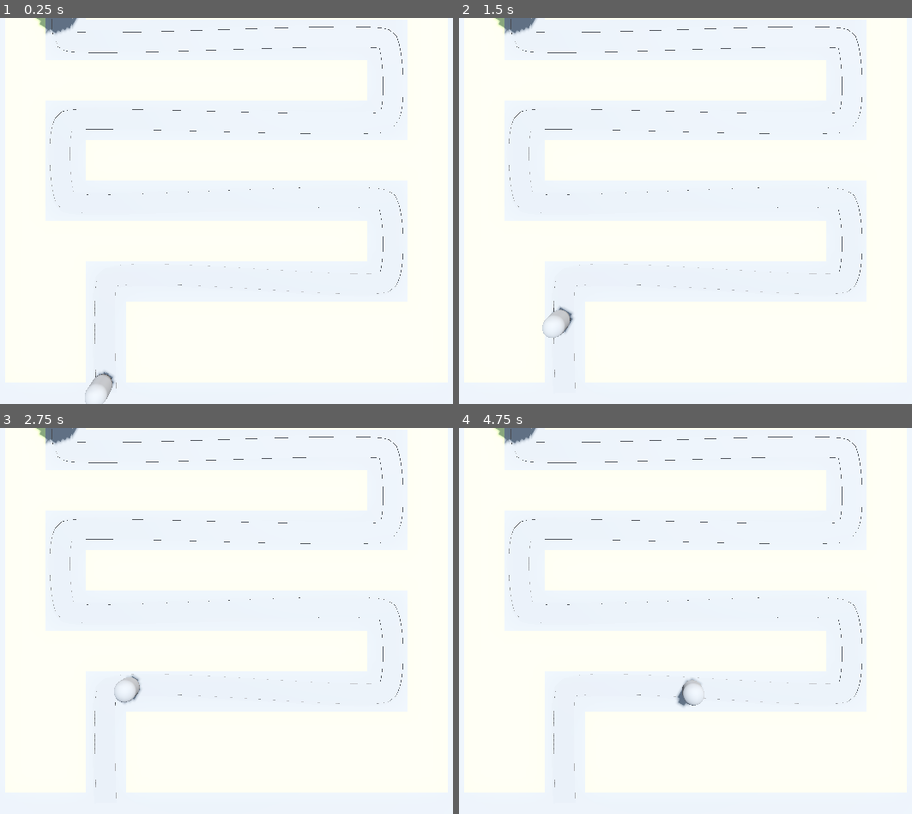
Above: before the commit, frames 1-4 (two rows, left to right).
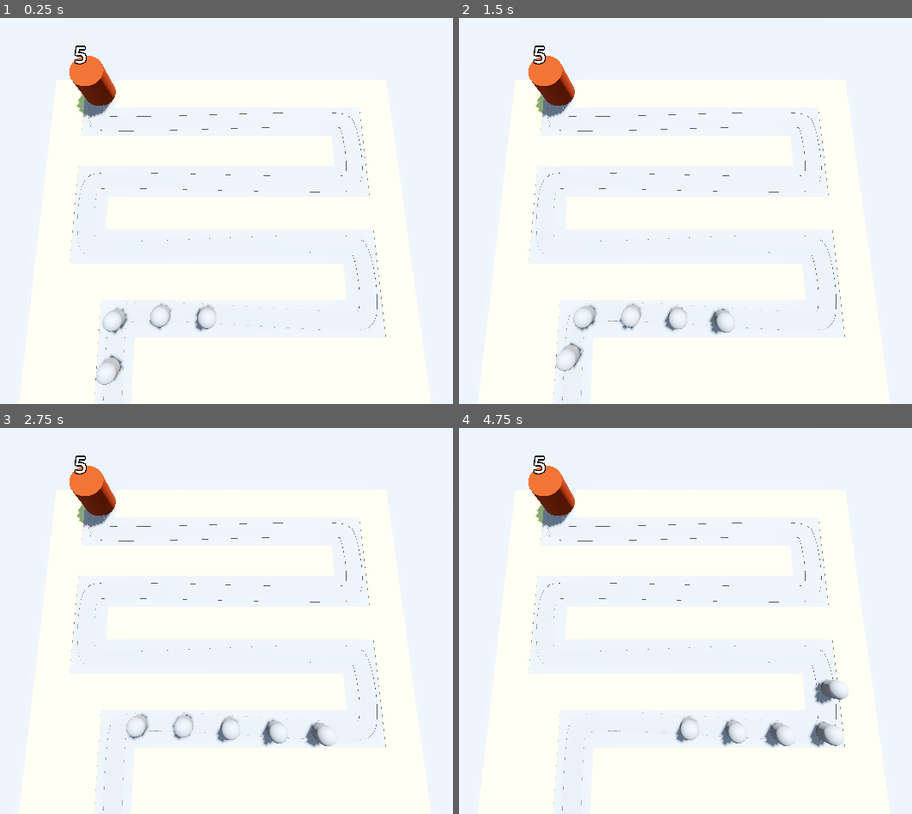
Above: after the commit, the same moments.

Repository: CommanderTempest/Barbarian-Blaster
Game: Godot game, scene res://Base_Level.tscn
Two runs of this game, one before a commit and one after it. Both use one fixed random seed, a clock stepped at 60 frames per second and the inputs below.
Inputs:
- Up to frame 1 (0.25 s): no input
- Up to frame 2 (1.5 s): no input
- Up to frame 3 (2.75 s): no input
- Up to frame 4 (4.75 s): no input

The runs differ from the first frame. In frame 1, 3.0% of the frame differs, in the area x 7-90%, y 0-100%; in frame 2, 3.3%; in frame 3, 3.6%; in frame 4, 3.8%.

Commit message:
Base Functionality
+Added more enemies
+Added Base health
+Added UI for Base Health
+Player can now 'die'

Diff:
--- a/Base_Level.tscn
+++ b/Base_Level.tscn
@@ -42,7 +42,7 @@
 material = SubResource("StandardMaterial3D_d010j")
 
 [node name="Camera3D" type="Camera3D" parent="."]
-transform = Transform3D(1, 0, 0, 0, -4.37114e-08, 1, 0, -1, -4.37114e-08, 0, 25, 15)
+transform = Transform3D(1, 0, 0, 0, 0.173648, 0.984808, 0, -0.984808, 0.173648, 0, 30, 15)
 
 [node name="GridMap" type="GridMap" parent="."]
 mesh_library = ExtResource("1_kudj5")
@@ -97,4 +97,20 @@
 [node name="Enemy" parent="Path3D" instance=ExtResource("2_s3p60")]
 transform = Transform3D(1, 0, 0, 0, 1, 0, 0, 0, 1, -10, 0, 33)
 
+[node name="Enemy2" parent="Path3D" instance=ExtResource("2_s3p60")]
+transform = Transform3D(0.999852, 0, 0.0171857, 0, 1, 0, -0.0171857, 0, 0.999852, -10.1435, 0, 28.0022)
+progress = 5.0
+
+[node name="Enemy3" parent="Path3D" instance=ExtResource("2_s3p60")]
+transform = Transform3D(0.998192, 0, -0.0601042, 0, 1, 0, 0.0601042, 0, 0.998192, -10.1041, 0, 23.0026)
+progress = 10.0
+
+[node name="Enemy4" parent="Path3D" instance=ExtResource("2_s3p60")]
+transform = Transform3D(0.00782775, 0, -0.999969, 0, 1, 0, 0.999969, 0, 0.00782775, -6.17304, 0, 21.3467)
+progress = 15.0
+
+[node name="Enemy5" parent="Path3D" instance=ExtResource("2_s3p60")]
+transform = Transform3D(-0.0457202, 0, -0.998954, 0, 1, 0, 0.998954, 0, -0.0457202, -1.17521, 0, 21.4729)
+progress = 20.0
+
 [node name="Base" parent="." instance=ExtResource("3_5kti5")]
--- a/base.gd
+++ b/base.gd
@@ -1,4 +1,19 @@
 extends Node3D
 
+@export var max_health: int = 5
+@onready var label_3d = $Label3D
+var current_health: int:
+	set(health_in):
+		current_health = health_in
+		label_3d.text = str(current_health)
+		if (current_health < 1):
+			get_tree().reload_current_scene()
+	get:
+		return current_health
+func _ready():
+	# will automatically call setter
+	current_health = max_health
+
 func take_damage() -> void:
-	print("damage dealt to base")
+	# will automatically call setter
+	current_health -= 1
--- a/base.tscn
+++ b/base.tscn
@@ -15,3 +15,10 @@
 height = 4.0
 sides = 32
 material = SubResource("StandardMaterial3D_5tj63")
+
+[node name="Label3D" type="Label3D" parent="."]
+transform = Transform3D(1, 0, 0, 0, 1, 0, 0, 0, 1, 0, 5.5, 0)
+billboard = 1
+text = "HEALTYH"
+font_size = 500
+outline_size = 100
